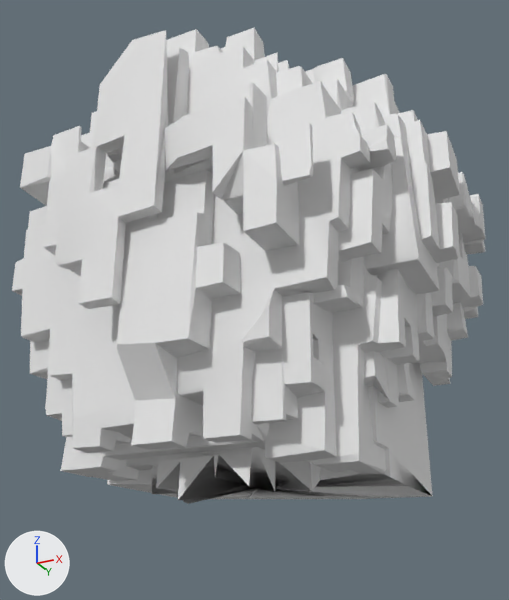
An edit to the OBJ model src/main/resources/assets/kn8/meshes/narumi/head.obj, drawn before and after from the same camera.
Camera for both pictures: a 50 mm camera at (0.353, -0.685, 1.224) aimed at (0.014, -0.008, 1.529). The axes (+X, +Y, +Z) are drawn at lower left. The lights are the same throughout. The first picture is the older version. Where no turn or scale is listed for an object, it has been applied to the vertices. Vertices at exactly the same position are counted once.

Names of what the first picture shows: 'head'.
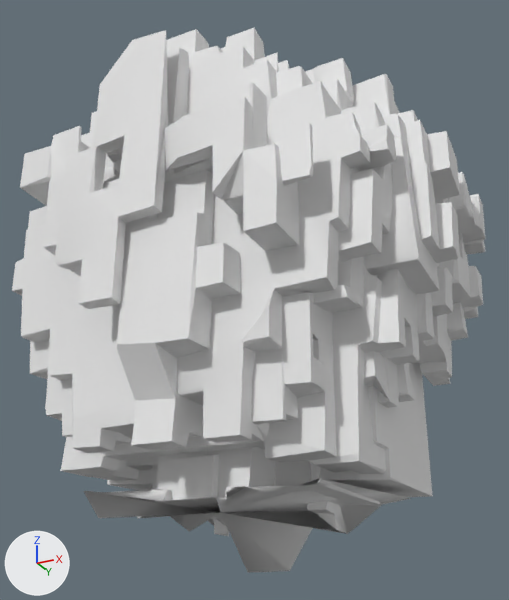
Patch to the scene script:
```diff
--- a/src/main/resources/assets/kn8/meshes/narumi/head.obj.py
+++ b/src/main/resources/assets/kn8/meshes/narumi/head.obj.py
@@ me_head @@
 # used by ob_head; location = (0.0, 0.0, 0.0)
-me_head.from_pydata(...)  # 2264 vertices, 4541 faces; spans x -0.239..0.262, y -0.225..0.225, z 1.297..1.78
+me_head.from_pydata(...)  # 2330 vertices, 4673 faces; spans x -0.239..0.262, y -0.225..0.225, z 1.237..1.78
+# me_head part 1
+# 1 vertex is removed from x 0.012, y 0.007, z 1.32
+# 33 faces are deleted
+# 67 vertices are added at x -0.203..0.161, y -0.123..0.115, z 1.237..1.32
+# 165 new faces join them
+# other edits to the shape of me_head do not show in these pictures
```

Pixel boxes [x1, y1, x2, y2] of what changed, in the pictures (509 x 600 px):
'head', reshaped (14% taller): before [12, 28, 486, 504]; after [12, 28, 486, 573]
part 1 of me_head, built on: before [156, 455, 431, 504]; after [84, 455, 431, 573]
